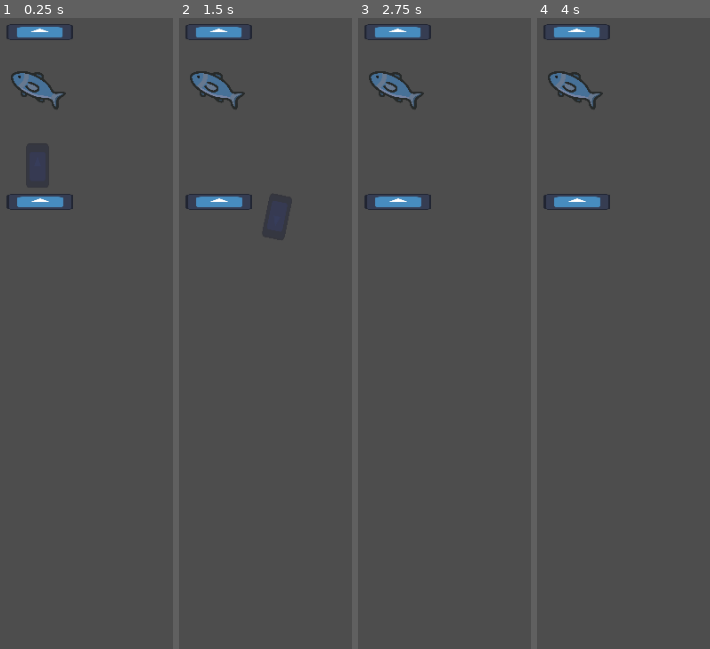
Above: before the commit, frames 1-4 (left to right).
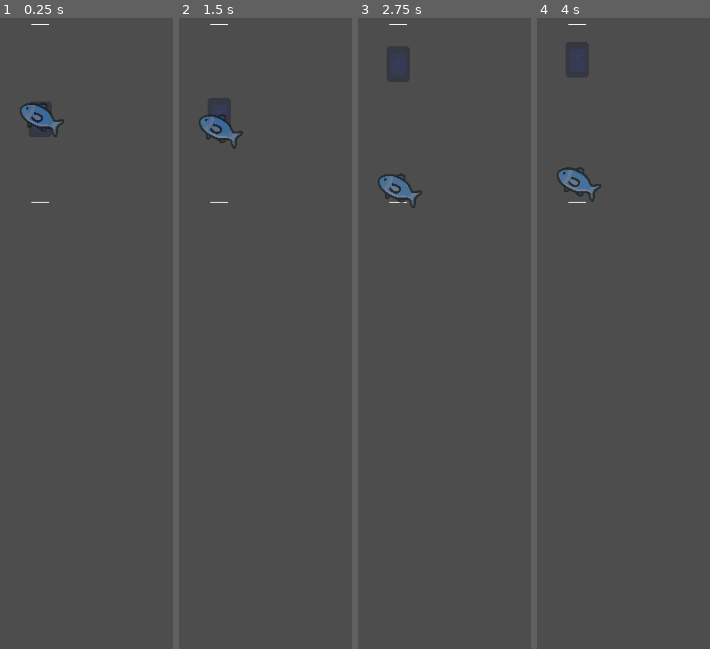
Above: after the commit, the same moments.

Repository: westonkelliher/GodotDemos
Game: Godot game, scene res://main.tscn
The game is run twice, just before and just after one commit, with the same random seed, the same clock (stepped at 60 frames per second) and the same inputs. The engine's default icon, where the game draws it, is replaced by a stand-in: a white triangle on a blue panel in a dark square.
Inputs:
- Up to frame 1 (0.25 s): no input
- Up to frame 2 (1.5 s): tap Enter at 0.5 s; hold Up (ui_up) 0.53-1.28 s
- Up to frame 3 (2.75 s): hold Up (ui_up) from 2.03 s (still down)
- Up to frame 4 (4 s): release Up (ui_up) at 3.53 s

The runs differ from the first frame. In frame 1, 3.0% of the frame differs, in the area x 4-43%, y 0-31%; in frame 2, 3.0%; in frame 3, 2.8%; in frame 4, 2.9%.

Commit message:
vertical bobber and fish movement

Diff:
--- /dev/null
+++ b/Fishing/fish_target.gd
@@ -0,0 +1,80 @@
+extends Node2D
+
+@export var container_height := 200.0 :
+	set(val):
+		container_height = val
+		set_min_max()
+	get:
+		return container_height
+
+@export var target_height := 40.0:
+	set(val):
+		target_height = val
+		$Area/Shape.shape.size.y = target_height
+		#$Sprite.scale.y = 0.39 * target_height / 50.0
+		set_min_max()
+	get:
+		return target_height
+
+@export var Y_ACC := 70.0
+@export var MAX_SPEED := 100.0
+@export var Y_IMPULSE := 8.0
+# NOTE: y axis is turned upside down
+var y_acc := 0.0
+var y_wanted_speed := 0.0
+
+var height := 0.0
+
+var max_height := 0.0
+var min_height := 0.0
+
+var y_velocity := 0.0
+
+
+func _ready() -> void:
+	set_min_max()
+	$Area/Shape.shape.size.y = target_height
+	#$Sprite.scale.y = 0.39 * target_height / 50.0
+	height = container_height / 2.0
+	pass
+
+func set_min_max() -> void:
+	min_height = target_height / 2.0
+	max_height = container_height - target_height / 2.0
+
+func _physics_process(delta: float) -> void:
+	# apply acc
+	y_velocity = move_toward(y_velocity, y_wanted_speed, Y_ACC*delta)
+	# apply vel
+	height += y_velocity*delta
+	if height < min_height:
+		handle_bottom_hit()
+	elif height > max_height:
+		handle_top_hit()
+	# NOTE: we flip y axis here
+	position.y = - height
+
+
+func handle_bottom_hit() -> void:
+	y_velocity = 0.0
+	height = min_height
+	if randf() < 0.04:
+		y_wanted_speed *= -1
+
+func handle_top_hit() -> void:
+	y_velocity = 0.0
+	height = max_height
+	if randf() < 0.04:
+		y_wanted_speed *= -1
+
+
+
+func _on_swim_timer_timeout() -> void:
+	randomize()
+	y_wanted_speed = (randf()*2 - 1) * MAX_SPEED
+	if y_wanted_speed > y_velocity:
+		y_velocity += Y_IMPULSE
+	else:
+		y_velocity -= Y_IMPULSE
+	randomize()
+	$SwimTimer.start(randf()*1.2)
--- a/Fishing/fish_target.tscn
+++ b/Fishing/fish_target.tscn
@@ -1,20 +1,28 @@
-[gd_scene load_steps=3 format=3 uid="uid://bas83gf4l2ygv"]
+[gd_scene load_steps=4 format=3 uid="uid://bas83gf4l2ygv"]
 
 [ext_resource type="Texture2D" uid="uid://da73wug8v0grw" path="res://fish.png" id="1_ar846"]
+[ext_resource type="Script" path="res://fish_target.gd" id="1_fu4ep"]
 
 [sub_resource type="RectangleShape2D" id="RectangleShape2D_3tqc7"]
 size = Vector2(30, 30)
 
-[node name="FishTarget" type="RigidBody2D"]
-collision_layer = 4
-gravity_scale = 0.0
+[node name="FishTarget" type="Node2D"]
+script = ExtResource("1_fu4ep")
 
 [node name="Sprite" type="Sprite2D" parent="."]
 modulate = Color(1, 1, 1, 0.588235)
 rotation = 0.462614
-scale = Vector2(0.1, 0.1)
+scale = Vector2(0.08, 0.1)
 texture = ExtResource("1_ar846")
 
-[node name="CollisionShape2D" type="CollisionShape2D" parent="."]
+[node name="SwimTimer" type="Timer" parent="."]
+one_shot = true
+autostart = true
+
+[node name="Area" type="Area2D" parent="."]
+
+[node name="Shape" type="CollisionShape2D" parent="Area"]
 shape = SubResource("RectangleShape2D_3tqc7")
 debug_color = Color(0.345098, 0.619608, 0.152941, 0.419608)
+
+[connection signal="timeout" from="SwimTimer" to="." method="_on_swim_timer_timeout"]
--- a/Fishing/main.tscn
+++ b/Fishing/main.tscn
@@ -1,18 +1,10 @@
-[gd_scene load_steps=4 format=3 uid="uid://t4us4g2gr125"]
+[gd_scene load_steps=2 format=3 uid="uid://t4us4g2gr125"]
 
-[ext_resource type="PackedScene" uid="uid://bas83gf4l2ygv" path="res://fish_target.tscn" id="1_og2pl"]
-[ext_resource type="PackedScene" uid="uid://reoe3kn1ht5c" path="res://rod_target.tscn" id="2_tll31"]
 [ext_resource type="PackedScene" uid="uid://ddqrsba884ssx" path="res://rod_bounds.tscn" id="3_wab6c"]
 
 [node name="Main" type="Control"]
 layout_mode = 3
 anchors_preset = 0
 
-[node name="FishTarget" parent="." instance=ExtResource("1_og2pl")]
-position = Vector2(252, 264)
-
-[node name="RodTarget" parent="." instance=ExtResource("2_tll31")]
-position = Vector2(254, 328)
-
 [node name="RodBounds" parent="." instance=ExtResource("3_wab6c")]
 position = Vector2(257, 398)
--- a/Fishing/project.godot
+++ b/Fishing/project.godot
@@ -15,6 +15,10 @@
 config/features=PackedStringArray("4.2", "Forward Plus")
 config/icon="res://icon.svg"
 
+[debug]
+
+gdscript/warnings/untyped_declaration=2
+
 [display]
 
 window/size/viewport_width=500
--- /dev/null
+++ b/Fishing/rod_bounds.gd
@@ -0,0 +1,18 @@
+extends Node2D
+
+@export var container_height := 200.0 :
+	set(val):
+		container_height = val
+		$RodTarget.container_height = container_height
+	get:
+		return container_height
+
+
+
+
+
+
+func _ready() -> void:
+	$RodTarget.container_height = container_height
+	$TopLine.position.y = -container_height
+	$BottomLine.position.y = 0.0
--- a/Fishing/rod_bounds.tscn
+++ b/Fishing/rod_bounds.tscn
@@ -1,30 +1,23 @@
-[gd_scene load_steps=3 format=3 uid="uid://ddqrsba884ssx"]
+[gd_scene load_steps=4 format=3 uid="uid://ddqrsba884ssx"]
 
-[ext_resource type="Texture2D" uid="uid://l2kub080v7jv" path="res://icon.svg" id="1_1k6eb"]
-
-[sub_resource type="RectangleShape2D" id="RectangleShape2D_jjggm"]
-size = Vector2(74, 20)
+[ext_resource type="Script" path="res://rod_bounds.gd" id="1_7ih63"]
+[ext_resource type="PackedScene" uid="uid://reoe3kn1ht5c" path="res://rod_target.tscn" id="3_0r4j4"]
+[ext_resource type="PackedScene" uid="uid://bas83gf4l2ygv" path="res://fish_target.tscn" id="4_hq1gq"]
 
 [node name="RodBounds" type="Node2D"]
 position = Vector2(0, 97)
+script = ExtResource("1_7ih63")
 
-[node name="Bottom" type="StaticBody2D" parent="."]
+[node name="BottomLine" type="Line2D" parent="."]
+position = Vector2(0, 25)
+points = PackedVector2Array(-10, 0, 10, 0)
+width = 1.0
 
-[node name="Shape" type="CollisionShape2D" parent="Bottom"]
-shape = SubResource("RectangleShape2D_jjggm")
+[node name="TopLine" type="Line2D" parent="."]
+position = Vector2(0, -25)
+points = PackedVector2Array(-10, 0, 10, 0)
+width = 1.0
 
-[node name="Sprite" type="Sprite2D" parent="Bottom"]
-position = Vector2(-2.98023e-08, -1)
-scale = Vector2(0.585938, 0.140625)
-texture = ExtResource("1_1k6eb")
+[node name="RodTarget" parent="." instance=ExtResource("3_0r4j4")]
 
-[node name="Top" type="StaticBody2D" parent="."]
-
-[node name="Shape" type="CollisionShape2D" parent="Top"]
-position = Vector2(0, -193)
-shape = SubResource("RectangleShape2D_jjggm")
-
-[node name="Sprite" type="Sprite2D" parent="Top"]
-position = Vector2(-0.499999, -192)
-scale = Vector2(0.585938, 0.140625)
-texture = ExtResource("1_1k6eb")
+[node name="FishTarget" parent="." instance=ExtResource("4_hq1gq")]
--- /dev/null
+++ b/Fishing/rod_target.gd
@@ -0,0 +1,76 @@
+extends Area2D
+
+@export var container_height := 200.0 :
+	set(val):
+		container_height = val
+		set_min_max()
+	get:
+		return container_height
+
+@export var target_height := 40.0:
+	set(val):
+		target_height = val
+		$Shape.shape.size.y = target_height
+		$Sprite.scale.y = 0.39 * target_height / 50.0
+		set_min_max()
+	get:
+		return target_height
+
+# NOTE: y axis is turned upside down
+@export var y_gravity := -180.0
+@export var y_acceleration := 420.0
+@export var y_impulse := 20.0
+@export var bottom_bounce := 0.6
+@export var top_bounce := 0.2
+
+var height := 0.0
+
+var max_height := 0.0
+var min_height := 0.0
+
+var y_velocity := 0.0
+
+
+func _ready() -> void:
+	set_min_max()
+	$Shape.shape.size.y = target_height
+	$Sprite.scale.y = 0.39 * target_height / 50.0
+	height = container_height / 2.0
+	pass
+
+func set_min_max() -> void:
+	min_height = target_height / 2.0
+	max_height = container_height - target_height / 2.0
+
+func _physics_process(delta: float) -> void:
+	handle_input(delta)
+	# apply acc
+	y_velocity += y_gravity*delta
+	# apply vel
+	height += y_velocity*delta
+	if height < min_height:
+		handle_bottom_hit()
+	elif height > max_height:
+		handle_top_hit()
+	# NOTE: we flip y axis here
+	position.y = - height
+
+func handle_input(delta: float) -> void:
+	if Input.is_action_just_pressed("ui_up"):
+		y_velocity += y_impulse
+	if Input.is_action_pressed("ui_up"):
+		y_velocity += y_acceleration*delta
+
+func handle_bottom_hit() -> void:
+	# bounce the velocity
+	y_velocity *= -bottom_bounce
+	# bounce the position (overwriting previous velocity application)
+	var remaining_d := min_height - height
+	height = min_height + remaining_d * bottom_bounce
+
+func handle_top_hit() -> void:
+	# bounce the velocity
+	y_velocity *= -top_bounce
+	# bounce the position (overwriting previous velocity application)
+	var remaining_d := height - max_height
+	height = max_height - remaining_d * top_bounce
--- a/Fishing/rod_target.tscn
+++ b/Fishing/rod_target.tscn
@@ -1,18 +1,16 @@
 [gd_scene load_steps=4 format=3 uid="uid://reoe3kn1ht5c"]
 
 [ext_resource type="Texture2D" uid="uid://l2kub080v7jv" path="res://icon.svg" id="1_2fwi8"]
-
-[sub_resource type="PhysicsMaterial" id="PhysicsMaterial_7hhgy"]
-bounce = 0.65
+[ext_resource type="Script" path="res://rod_target.gd" id="1_qe15c"]
 
 [sub_resource type="RectangleShape2D" id="RectangleShape2D_vwrfv"]
 size = Vector2(26, 50)
 
-[node name="RodTarget" type="RigidBody2D"]
+[node name="RodTarget" type="Area2D"]
 collision_layer = 2
-physics_material_override = SubResource("PhysicsMaterial_7hhgy")
+script = ExtResource("1_qe15c")
 
-[node name="CollisionShape2D" type="CollisionShape2D" parent="."]
+[node name="Shape" type="CollisionShape2D" parent="."]
 shape = SubResource("RectangleShape2D_vwrfv")
 debug_color = Color(0.439216, 0.52549, 0.760784, 0.419608)
 
